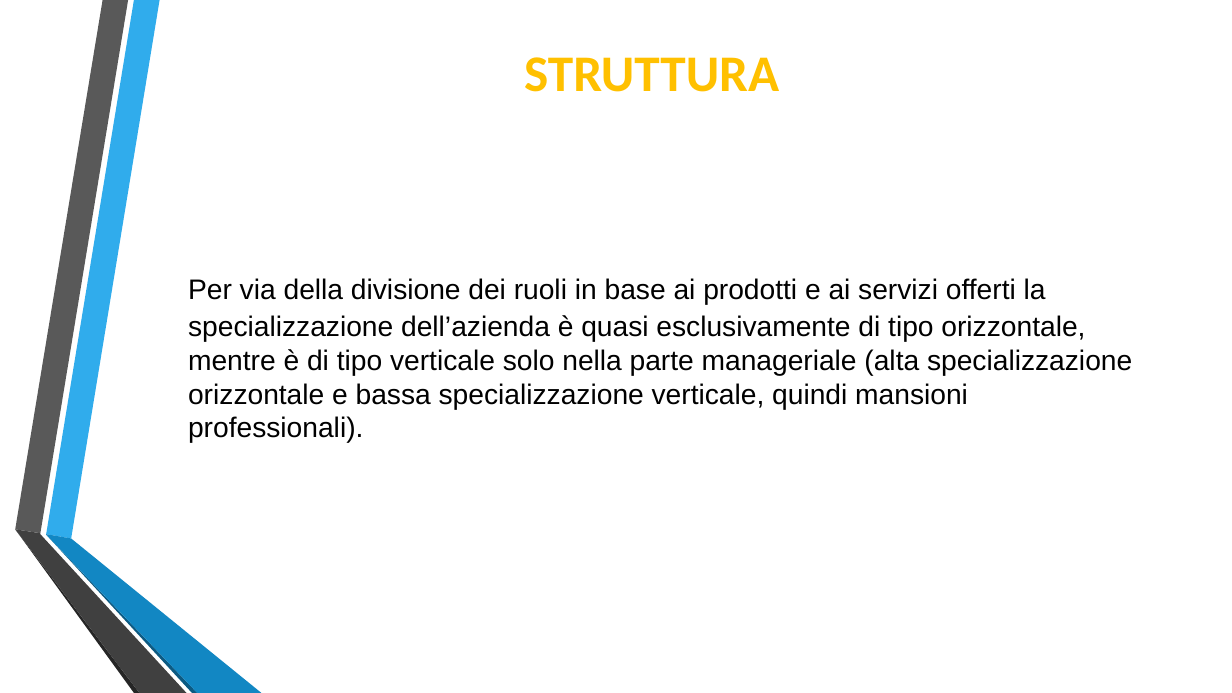
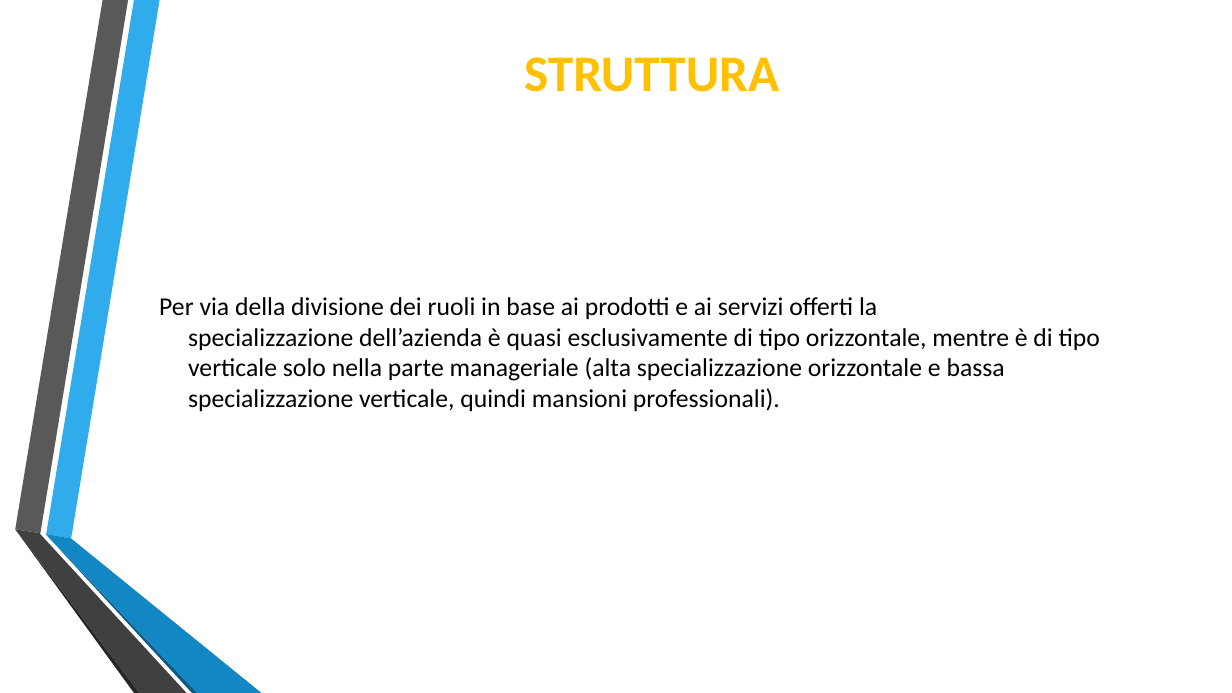
Before and after one commit to Lince99/GPOI, a slide deck: slide 4 of m0n0wall/Presentazione_M0n0wall.odp. Drawn at 1232x693 pixels with LibreOffice and Linux fonts; fonts in the diff are those of the drawing; background and template pictures are left out. Boxes give left, top, right and bottom in pixels: in the first picture for what was removed or moved away, otherwise in the second. Text is boxed around its words. In the diff, an @@ line names an element or a change of style, - is before the commit and + after.

```diff
--- a/m0n0wall/Presentazione_M0n0wall.odp
+++ b/m0n0wall/Presentazione_M0n0wall.odp
@@ text "Per via della divisione dei ..." at [159,297,1100,411]: size 22 to 20 pt, font Arial to Calibri @@
```
Also in this commit, not shown: 6 other slides changed, 4 other files.
